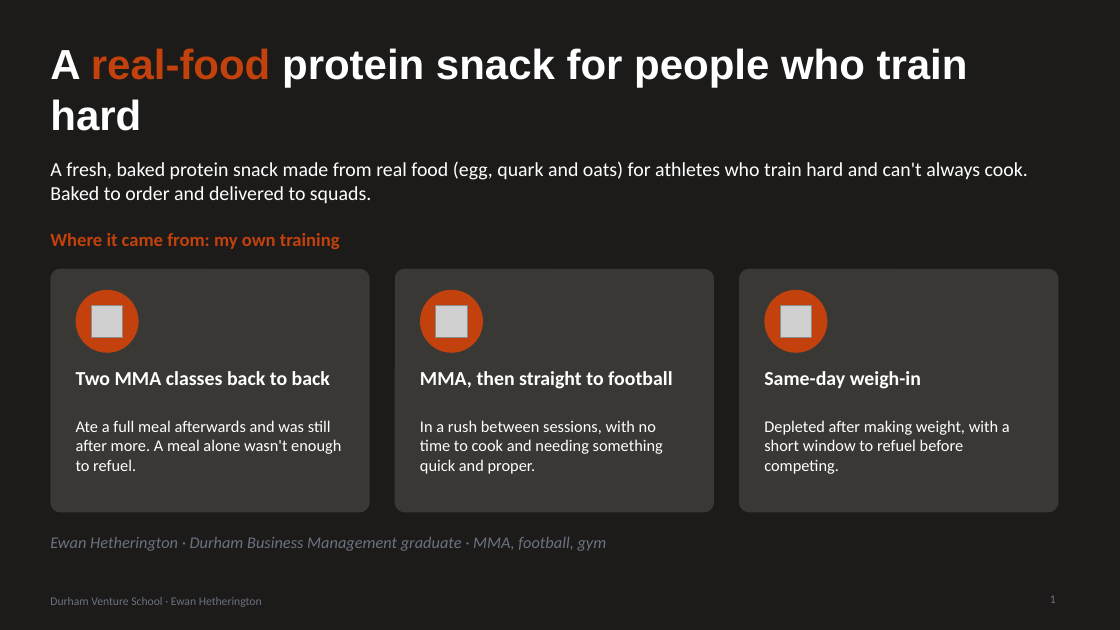
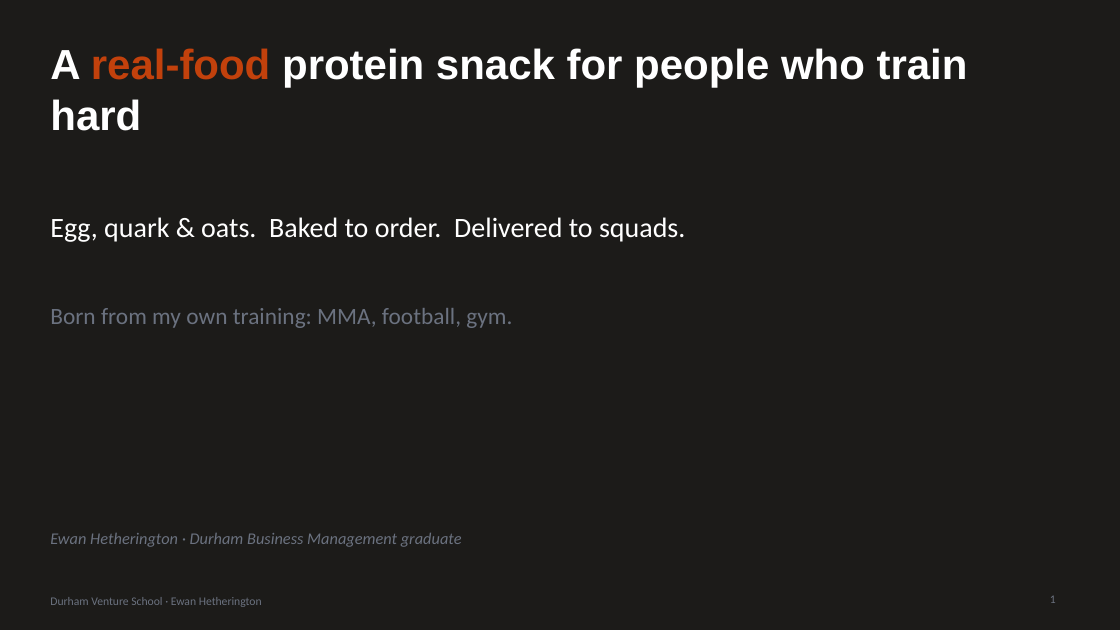
Before and after one commit to ewanh2005-alt/Ewan, a slide deck: slide 1 of 09-pitch/pitch-deck.pptx. Drawn at 1120x630 pixels with LibreOffice and Linux fonts; fonts in the diff are those of the drawing; grey boxes stand for pictures. Boxes give left, top, right and bottom in pixels: in the first picture for what was removed or moved away, otherwise in the second. Text is boxed around its words. In the diff, an @@ line names an element or a change of style, - is before the commit and + after.

```diff
--- a/09-pitch/pitch-deck.pptx
+++ b/09-pitch/pitch-deck.pptx
@@ text at [50,217,685,242]: text changed; size 17 to 24 pt @@
-A fresh, baked protein snack made from real food (egg, quark and oats) for athletes who train hard and can't always cook. Baked to order and delivered to squads.
+Egg, quark & oats. Baked to order. Delivered to squads.
@@ rounded rectangle removed at [50,269,370,513] @@
@@ rounded rectangle removed at [395,269,714,513] @@
@@ rounded rectangle removed at [739,269,1059,513] @@
@@ ellipse removed at [76,290,139,353] @@
@@ ellipse removed at [420,290,483,353] @@
@@ ellipse removed at [765,290,828,353] @@
@@ text at [50,308,512,328]: text changed; size 16 to 20 pt; text colour #C2410C to #6B7280; bold off @@
-Where it came from: my own training
+Born from my own training: MMA, football, gym.
@@ picture removed at [92,306,124,338] @@
@@ picture removed at [436,306,468,338] @@
@@ picture removed at [781,306,812,338] @@
@@ text removed at [76,371,330,385] @@
-Two MMA classes back to back
@@ text removed at [420,371,672,389] @@
-MMA, then straight to football
@@ text removed at [764,371,921,389] @@
-Same-day weigh-in
@@ text removed at [76,420,341,471] @@
-Ate a full meal afterwards and was still after more. A meal alone wasn't enough to refuel.
@@ text removed at [420,420,663,474] @@
-In a rush between sessions, with no time to cook and needing something quick and proper.
@@ text removed at [764,420,1010,474] @@
-Depleted after making weight, with a short window to refuel before competing.
@@ text at [50,533,462,547]: text changed @@
-Ewan Hetherington · Durham Business Management graduate · MMA, football, gym
+Ewan Hetherington · Durham Business Management graduate
```
Also in this commit, not shown: 3 other slides changed, 1 slide added, 1 slide removed, 2 other files.
